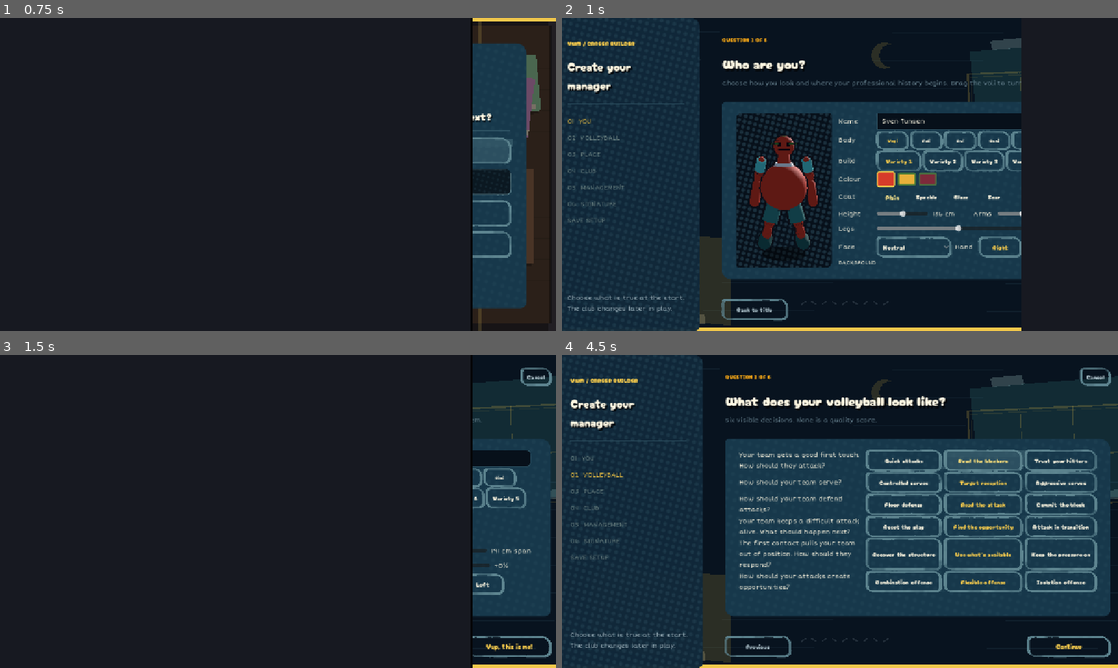
Above: before the commit, frames 1-4 (two rows, left to right).
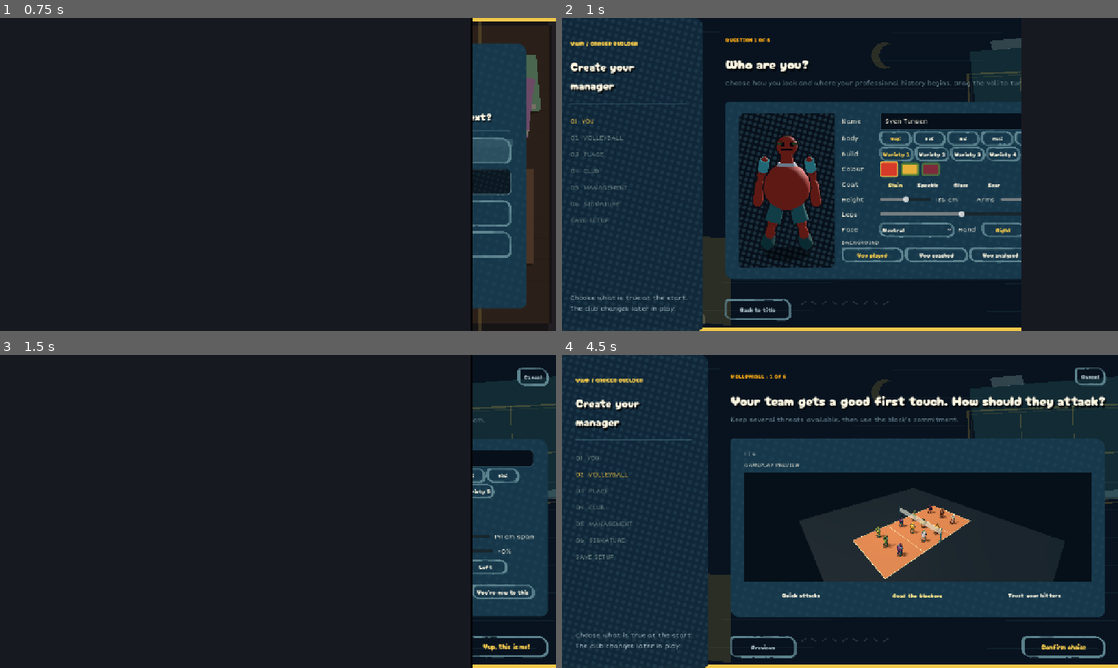
Above: after the commit, the same moments.

Repository: iracarranza/volley-world-manager
Game: Godot game, scene res://scenes/application.tscn
The game is run twice, just before and just after one commit, with the same random seed, the same clock (stepped at 60 frames per second) and the same inputs.
Inputs:
- Up to frame 1 (0.75 s): click "01 NEW CAREER" at 0.5 s
- Up to frame 2 (1 s): no input
- Up to frame 3 (1.5 s): click "Back to title" at 1.25 s
- Up to frame 4 (4.5 s): click "01 NEW CAREER" at 2 s; click "Yup, this is me!" at 2.75 s; click "Quick attacks" at 3.5 s; click "Read the blockers" at 4.25 s

Frame 1 is identical in both runs. In frame 2, 9.3% of the frame differs, in the area x 1-83%, y 0-100%; in frame 3, 1.6%; in frame 4, 31%, in the area x 1-99%, y 0-100%.

Commit message:
Turn volleyball philosophy into nested preview flow

Diff:
--- a/scenes/screens/new_career_screen_v3.gd
+++ b/scenes/screens/new_career_screen_v3.gd
@@ -1,4 +1,74 @@
 extends "res://scenes/screens/new_career_screen_v2.gd"
+
+const VOLLEYBALL_PREVIEW := preload("res://scenes/components/volleyball_philosophy_preview.gd")
+
+## Presentation belongs here rather than in the tactical-value table inherited
+## from v2. The values remain the career model's authority; this table explains
+## one choice at a time and names the deterministic teaching vignette that shows
+## the distinction on the production court.
+const VOLLEYBALL_PAGES := [
+	{
+		"key": "good_ball",
+		"question": "Your team gets a good first touch. How should they attack?",
+		"choices": [
+			{"label": "Quick attacks", "consequence": "Attack before the defense has time to organize.", "vignette": "good_ball_quick"},
+			{"label": "Read the blockers", "consequence": "Keep several threats available, then use the block's commitment.", "vignette": "good_ball_read"},
+			{"label": "Trust your hitters", "consequence": "Create a favorable contest and let the hitter solve it.", "vignette": "good_ball_hitter"},
+		],
+	},
+	{
+		"key": "serve",
+		"question": "How should your team serve?",
+		"choices": [
+			{"label": "Controlled serves", "consequence": "Prioritize putting the serve in while still shaping the first contact.", "vignette": "serve_controlled"},
+			{"label": "Target reception", "consequence": "Serve toward a receiver or seam you want to test.", "vignette": "serve_target"},
+			{"label": "Aggressive serves", "consequence": "Trade a higher miss risk for more direct reception pressure.", "vignette": "serve_aggressive"},
+		],
+	},
+	{
+		"key": "defense",
+		"question": "How should your team defend attacks?",
+		"choices": [
+			{"label": "Floor defense", "consequence": "Protect more floor and turn attacks into playable contacts.", "vignette": "defense_floor"},
+			{"label": "Read the attack", "consequence": "Hold defensive choices longer and react to the developing hit.", "vignette": "defense_read"},
+			{"label": "Commit the block", "consequence": "Put more defensive pressure at the net before the ball crosses.", "vignette": "defense_block"},
+		],
+	},
+	{
+		"key": "transition",
+		"question": "Your team keeps a difficult attack alive. What should happen next?",
+		"choices": [
+			{"label": "Reset the play", "consequence": "Rebuild shape before trying to create a stronger attack.", "vignette": "transition_reset"},
+			{"label": "Find the opportunity", "consequence": "Use the developing situation rather than forcing the planned pattern.", "vignette": "transition_opportunity"},
+			{"label": "Attack in transition", "consequence": "Turn the save into an attack before the opponent fully resets.", "vignette": "transition_pressure"},
+		],
+	},
+	{
+		"key": "broken_first_contact",
+		"question": "The first contact pulls your team out of position. How should they respond?",
+		"choices": [
+			{"label": "Recover the structure", "consequence": "Restore familiar spacing before building the attack.", "vignette": "broken_structure"},
+			{"label": "Use what's available", "consequence": "Build the next contact around the players already in position.", "vignette": "broken_available"},
+			{"label": "Keep the pressure on", "consequence": "Attack from the broken shape rather than giving the opponent time.", "vignette": "broken_pressure"},
+		],
+	},
+	{
+		"key": "construction",
+		"question": "How should your attacks create opportunities?",
+		"choices": [
+			{"label": "Combination offense", "consequence": "Use linked attacker movements to create openings for each other.", "vignette": "construction_combination"},
+			{"label": "Flexible offense", "consequence": "Keep several attack routes available and choose from the developing play.", "vignette": "construction_flexible"},
+			{"label": "Isolation offense", "consequence": "Create a one-on-one or favorable matchup for a chosen hitter.", "vignette": "construction_isolation"},
+		],
+	},
+]
+
+var _volleyball_page_index := 0
+var _volleyball_preview: VolleyballPhilosophyPreview
+var _volleyball_progress: Label
+var _volleyball_choice_row: HBoxContainer
+var _volleyball_review: GridContainer
+
 
 ## The inherited editor was measured around the old five-step screen. With the
 ## background row added, its horizontal minimum became wider than the 1280x720
@@ -25,14 +95,24 @@
 		var slider := entry.get("slider") as HSlider
 		if slider != null:
 			slider.custom_minimum_size.x = 118.0
-	## Compact toggles inherited the global button's 28 px of horizontal content
-	## margin. At 72 px wide that left the body labels with roughly 44 px, so a
-	## pressed/focused choice could clip differently from the same unpressed text.
-	## Keep the global theme untouched and give only this dense editor stable,
-	## symmetric content margins in every interaction state.
 	for node in voli_controls.find_children("*", "Button", true, false):
 		_stabilize_editor_toggle(node as Button)
 	voli_controls.add_theme_constant_override("separation", 4)
+	_install_nested_volleyball_flow()
+	if current_step == 1:
+		_render_volleyball_page()
+
+
+## `_sync_voli_controls` destroys and rebuilds coat buttons when body/variety
+## changes. Styling only the first set in `_ready` therefore fixes the default
+## screenshot but not the live control. Reapply the compact local style after
+## every rebuild.
+func _sync_voli_controls() -> void:
+	super._sync_voli_controls()
+	if voli_controls == null or not is_instance_valid(voli_controls):
+		return
+	for node in voli_controls.find_children("*", "Button", true, false):
+		_stabilize_editor_toggle(node as Button)
 
 
 func _stabilize_editor_toggle(button: Button) -> void:
@@ -50,10 +130,127 @@
 		button.add_theme_stylebox_override(state, style)
 
 
+func _install_nested_volleyball_flow() -> void:
+	for child in identity_tag_grid.get_children():
+		child.free()
+	identity_tag_grid.columns = 1
+	identity_tag_grid.add_theme_constant_override("v_separation", 8)
+
+	_volleyball_progress = Label.new()
+	_volleyball_progress.add_theme_font_size_override("font_size", 12)
+	identity_tag_grid.add_child(_volleyball_progress)
+
+	var preview_heading := Label.new()
+	preview_heading.text = "GAMEPLAY PREVIEW"
+	preview_heading.add_theme_font_size_override("font_size", 12)
+	identity_tag_grid.add_child(preview_heading)
+
+	_volleyball_preview = VOLLEYBALL_PREVIEW.new() as VolleyballPhilosophyPreview
+	_volleyball_preview.size_flags_horizontal = Control.SIZE_EXPAND_FILL
+	_volleyball_preview.size_flags_vertical = Control.SIZE_EXPAND_FILL
+	identity_tag_grid.add_child(_volleyball_preview)
+
+	_volleyball_choice_row = HBoxContainer.new()
+	_volleyball_choice_row.add_theme_constant_override("separation", 8)
+	identity_tag_grid.add_child(_volleyball_choice_row)
+
+	_volleyball_review = GridContainer.new()
+	_volleyball_review.columns = 2
+	_volleyball_review.add_theme_constant_override("h_separation", 18)
+	_volleyball_review.add_theme_constant_override("v_separation", 6)
+	identity_tag_grid.add_child(_volleyball_review)
+
+
+func _render_volleyball_page() -> void:
+	if _volleyball_progress == null:
+		return
+	var reviewing := _volleyball_page_index >= VOLLEYBALL_PAGES.size()
+	_volleyball_choice_row.visible = not reviewing
+	_volleyball_review.visible = reviewing
+	if reviewing:
+		_render_volleyball_review()
+	else:
+		_render_volleyball_question()
+
+
+func _render_volleyball_question() -> void:
+	var page: Dictionary = VOLLEYBALL_PAGES[_volleyball_page_index]
+	var key := str(page.key)
+	var selected_index := clampi(int(volleyball_answers.get(key, 1)), 0, 2)
+	var selected: Dictionary = page.choices[selected_index]
+	step_kicker.text = "VOLLEYBALL · %d OF %d" % [_volleyball_page_index + 1, VOLLEYBALL_PAGES.size()]
+	question_title.text = str(page.question)
+	question_hint.text = str(selected.consequence)
+	_volleyball_progress.text = "%d / %d" % [_volleyball_page_index + 1, VOLLEYBALL_PAGES.size()]
+	previous_button.text = "Previous" if _volleyball_page_index == 0 else "Previous question"
+	next_button.text = "Confirm choice"
+	_set_preview(str(selected.vignette))
+
+	for child in _volleyball_choice_row.get_children():
+		child.free()
+	var group := ButtonGroup.new()
+	for index in range(3):
+		var choice: Dictionary = page.choices[index]
+		var button := Button.new()
+		button.toggle_mode = true
+		button.button_group = group
+		button.size_flags_horizontal = Control.SIZE_EXPAND_FILL
+		button.custom_minimum_size = Vector2(0, 48)
+		button.text = str(choice.label)
+		button.set_meta("question", key)
+		button.set_meta("choice", index)
+		button.button_pressed = index == selected_index
+		button.pressed.connect(_select_nested_volleyball_choice.bind(key, index))
+		_volleyball_choice_row.add_child(button)
+
+
+func _select_nested_volleyball_choice(question_key: String, choice_index: int) -> void:
+	_volleyball_choice(question_key, choice_index)
+	## Re-render after the press signal unwinds: the row being replaced contains
+	## the button that emitted this signal.
+	call_deferred("_render_volleyball_page")
+
+
+func _set_preview(vignette_id: String) -> void:
+	if _volleyball_preview != null:
+		_volleyball_preview.set_vignette(vignette_id)
+
+
+func _render_volleyball_review() -> void:
+	step_kicker.text = "VOLLEYBALL · REVIEW"
+	question_title.text = "Your volleyball"
+	question_hint.text = "The six choices below become your starting tactical tendencies."
+	_volleyball_progress.text = "6 choices"
+	previous_button.text = "Previous question"
+	next_button.text = "Yup, that's my volleyball."
+	_set_preview("volleyball_montage")
+	for child in _volleyball_review.get_children():
+		child.free()
+	for page in VOLLEYBALL_PAGES:
+		var key := str(page.key)
+		var selected_index := clampi(int(volleyball_answers.get(key, 1)), 0, 2)
+		var key_label := Label.new()
+		key_label.text = _volleyball_summary_label(key)
+		key_label.add_theme_font_size_override("font_size", 12)
+		_volleyball_review.add_child(key_label)
+		var value_label := Label.new()
+		value_label.text = str(page.choices[selected_index].label)
+		value_label.add_theme_font_size_override("font_size", 15)
+		_volleyball_review.add_child(value_label)
+
+
+func _volleyball_summary_label(key: String) -> String:
+	match key:
+		"good_ball": return "GOOD BALL"
+		"serve": return "SERVE"
+		"defense": return "DEFENSE"
+		"transition": return "TRANSITION"
+		"broken_first_contact": return "BROKEN FIRST CONTACT"
+		"construction": return "ATTACK CREATION"
+		_: return key.to_upper()
+
+
 ## The club fork names the kind of commitment, not a crude difficulty preset.
-## The deeper vacancy/founding flows are specified in CHARACTER_CREATION §04,
-## but they should only become live controls when their consequences are backed
-## by world state rather than invented by this screen.
 func _rewrite_club_route() -> void:
 	%TypeStep/Prompt.text = "HOW DO YOU ENTER THE CLUB GAME?"
 	for child in type_row.get_children():
@@ -67,8 +264,7 @@
 
 
 ## Render probes use the same live controls as a player click so selected-state
-## geometry is part of the CI evidence rather than something a static first frame
-## can never catch.
+## geometry and nested questionnaire states are part of CI evidence.
 func debug_select_body_for_render(body_type: String) -> void:
 	_select_body_type(body_type)
 
@@ -76,6 +272,49 @@
 func debug_select_club_route_for_render(type_name: String) -> void:
 	_select_type(type_name)
 	_select_button_with_metadata(type_row, type_name)
+
+
+func debug_show_volleyball_question_for_render(index: int, choice_index: int = -1) -> void:
+	current_step = 1
+	_volleyball_page_index = clampi(index, 0, VOLLEYBALL_PAGES.size() - 1)
+	if choice_index >= 0:
+		var page: Dictionary = VOLLEYBALL_PAGES[_volleyball_page_index]
+		_volleyball_choice(str(page.key), clampi(choice_index, 0, 2))
+	_show_step()
+
+
+func debug_show_volleyball_review_for_render() -> void:
+	current_step = 1
+	_volleyball_page_index = VOLLEYBALL_PAGES.size()
+	_show_step()
+
+
+func _next() -> void:
+	if not _v2_ready:
+		super._next()
+		return
+	if current_step == 1:
+		error_label.text = ""
+		if _volleyball_page_index < VOLLEYBALL_PAGES.size():
+			_volleyball_page_index += 1
+			_render_volleyball_page()
+			return
+		current_step += 1
+		_show_step()
+		return
+	super._next()
+
+
+func _previous() -> void:
+	if not _v2_ready:
+		super._previous()
+		return
+	if current_step == 1 and _volleyball_page_index > 0:
+		error_label.text = ""
+		_volleyball_page_index -= 1
+		_render_volleyball_page()
+		return
+	super._previous()
 
 
 ## Keep implementation status out of player-facing copy. The builder can be an
@@ -86,6 +325,6 @@
 		return
 	match current_step:
 		1:
-			question_hint.text = "Six visible decisions. None is a quality score."
+			_render_volleyball_page()
 		3:
 			question_hint.text = "Take an existing institution or found a new one."
